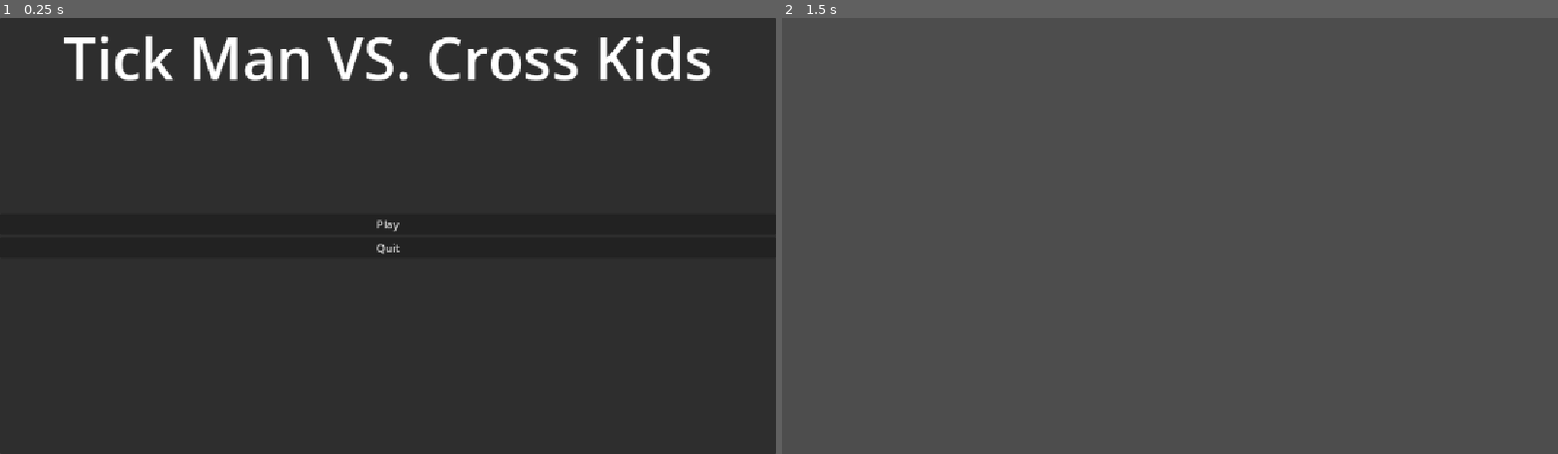
Above: before the commit, frames 1-2 (left to right).
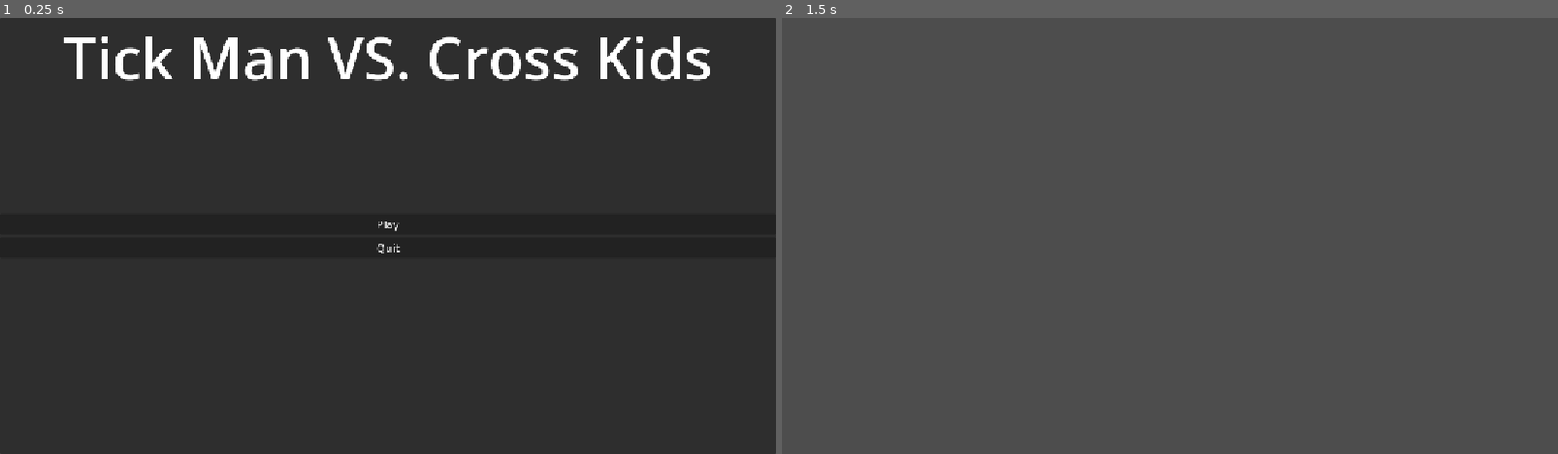
Above: after the commit, the same moments.

Repository: sid-the-loser/Game-Engine-Design-Lab
Game: Godot game, scene res://scenes/main_menu.tscn
Two runs of this game, one before a commit and one after it. Both use one fixed random seed, a clock stepped at 60 frames per second and the inputs below.
Inputs:
- Up to frame 1 (0.25 s): no input
- Up to frame 2 (1.5 s): click "Play" at 0.5 s; tap Enter at 1.25 s

The runs differ from the first frame. In frame 1, 0.9% of the frame differs, in the area x 8-92%, y 3-55%; in frame 2, nothing differs.

Commit message:
added a lot of things

Diff:
--- /dev/null
+++ b/lab-3/prefabs/player.tscn
@@ -0,0 +1,17 @@
+[gd_scene load_steps=4 format=3 uid="uid://dimoxfrphs4fi"]
+
+[ext_resource type="Script" uid="uid://b4wjpbser8aj6" path="res://scripts/player.gd" id="1_4dohe"]
+[ext_resource type="Texture2D" uid="uid://cppwp2yt7dga2" path="res://sprites/player.png" id="1_72ieh"]
+
+[sub_resource type="RectangleShape2D" id="RectangleShape2D_4dohe"]
+size = Vector2(12, 15)
+
+[node name="Player" type="CharacterBody2D"]
+script = ExtResource("1_4dohe")
+
+[node name="CollisionShape2D" type="CollisionShape2D" parent="."]
+position = Vector2(0, 0.5)
+shape = SubResource("RectangleShape2D_4dohe")
+
+[node name="Player" type="Sprite2D" parent="."]
+texture = ExtResource("1_72ieh")
--- a/lab-3/project.godot
+++ b/lab-3/project.godot
@@ -57,3 +57,7 @@
 "events": [Object(InputEventKey,"resource_local_to_scene":false,"resource_name":"","device":-1,"window_id":0,"alt_press …(191 unchanged characters)…
 ]
 }
+
+[rendering]
+
+textures/canvas_textures/default_texture_filter=0
--- a/lab-3/scenes/gameplay.tscn
+++ b/lab-3/scenes/gameplay.tscn
@@ -1,3 +1,7 @@
 [gd_scene format=3 uid="uid://b5c66arsbf264"]
 
 [node name="Gameplay" type="Node2D"]
+
+[node name="Level" type="Node" parent="."]
+
+[node name="Ground" type="StaticBody2D" parent="Level"]
--- a/lab-3/scenes/lose_scene.tscn
+++ b/lab-3/scenes/lose_scene.tscn
@@ -15,3 +15,36 @@
 anchor_bottom = 1.0
 grow_horizontal = 2
 grow_vertical = 2
+
+[node name="VBoxContainer" type="VBoxContainer" parent="."]
+layout_mode = 1
+anchors_preset = 14
+anchor_top = 0.5
+anchor_right = 1.0
+anchor_bottom = 0.5
+offset_top = -33.0
+offset_bottom = 33.0
+grow_horizontal = 2
+grow_vertical = 2
+
+[node name="Retry" type="Button" parent="VBoxContainer"]
+layout_mode = 2
+text = "Retry"
+
+[node name="MainMenu" type="Button" parent="VBoxContainer"]
+layout_mode = 2
+text = "Main Menu"
+
+[node name="Title" type="Label" parent="."]
+layout_mode = 1
+anchors_preset = 5
+anchor_left = 0.5
+anchor_right = 0.5
+offset_left = -20.0
+offset_right = 20.0
+offset_bottom = 23.0
+grow_horizontal = 2
+theme_override_font_sizes/font_size = 86
+text = "You LOST!"
+horizontal_alignment = 1
+vertical_alignment = 1
--- a/lab-3/scenes/win_scene.tscn
+++ b/lab-3/scenes/win_scene.tscn
@@ -15,3 +15,36 @@
 anchor_bottom = 1.0
 grow_horizontal = 2
 grow_vertical = 2
+
+[node name="VBoxContainer" type="VBoxContainer" parent="."]
+layout_mode = 1
+anchors_preset = 14
+anchor_top = 0.5
+anchor_right = 1.0
+anchor_bottom = 0.5
+offset_top = -33.0
+offset_bottom = 33.0
+grow_horizontal = 2
+grow_vertical = 2
+
+[node name="Retry" type="Button" parent="VBoxContainer"]
+layout_mode = 2
+text = "Retry"
+
+[node name="MainMenu" type="Button" parent="VBoxContainer"]
+layout_mode = 2
+text = "Main Menu"
+
+[node name="Title" type="Label" parent="."]
+layout_mode = 1
+anchors_preset = 5
+anchor_left = 0.5
+anchor_right = 0.5
+offset_left = -20.0
+offset_right = 20.0
+offset_bottom = 23.0
+grow_horizontal = 2
+theme_override_font_sizes/font_size = 86
+text = "You WON!"
+horizontal_alignment = 1
+vertical_alignment = 1
--- /dev/null
+++ b/lab-3/scripts/player.gd
@@ -0,0 +1,5 @@
+# This isn't the most optimal way to handle the player behaviour. But, due
+# to the time limitation, this player script will handle everything related to
+# the player.
+
+extends CharacterBody2D
--- /dev/null
+++ b/lab-3/scripts/singletons/debug_manager.gd
@@ -0,0 +1,13 @@
+# Debug manager makes sure to deal with debug inputs and shows you debug info
+# in-game
+
+extends Node
+
+var debug_mode = false
+
+func _process(delta: float) -> void:
+	if Input.is_action_just_released("DebugToggle"):
+		debug_mode = !debug_mode
+
+	elif Input.is_action_just_released("BacktoMainMenu"):
+		get_tree().change_scene_to_file("res://scenes/main_menu.tscn")
--- /dev/null
+++ b/lab-3/scripts/singletons/game_manager.gd
@@ -0,0 +1,11 @@
+# Manages all the global things related to the game
+
+extends Node
+
+var player_score = 0
+
+func add_one_score() -> void:
+	player_score += 1
+
+func reset_score() -> void:
+	player_score = 0
Not shown, added: lab-3/scripts/player.gd.uid
Not shown, added: lab-3/scripts/singletons/debug_manager.gd.uid
Not shown, added: lab-3/scripts/singletons/game_manager.gd.uid
